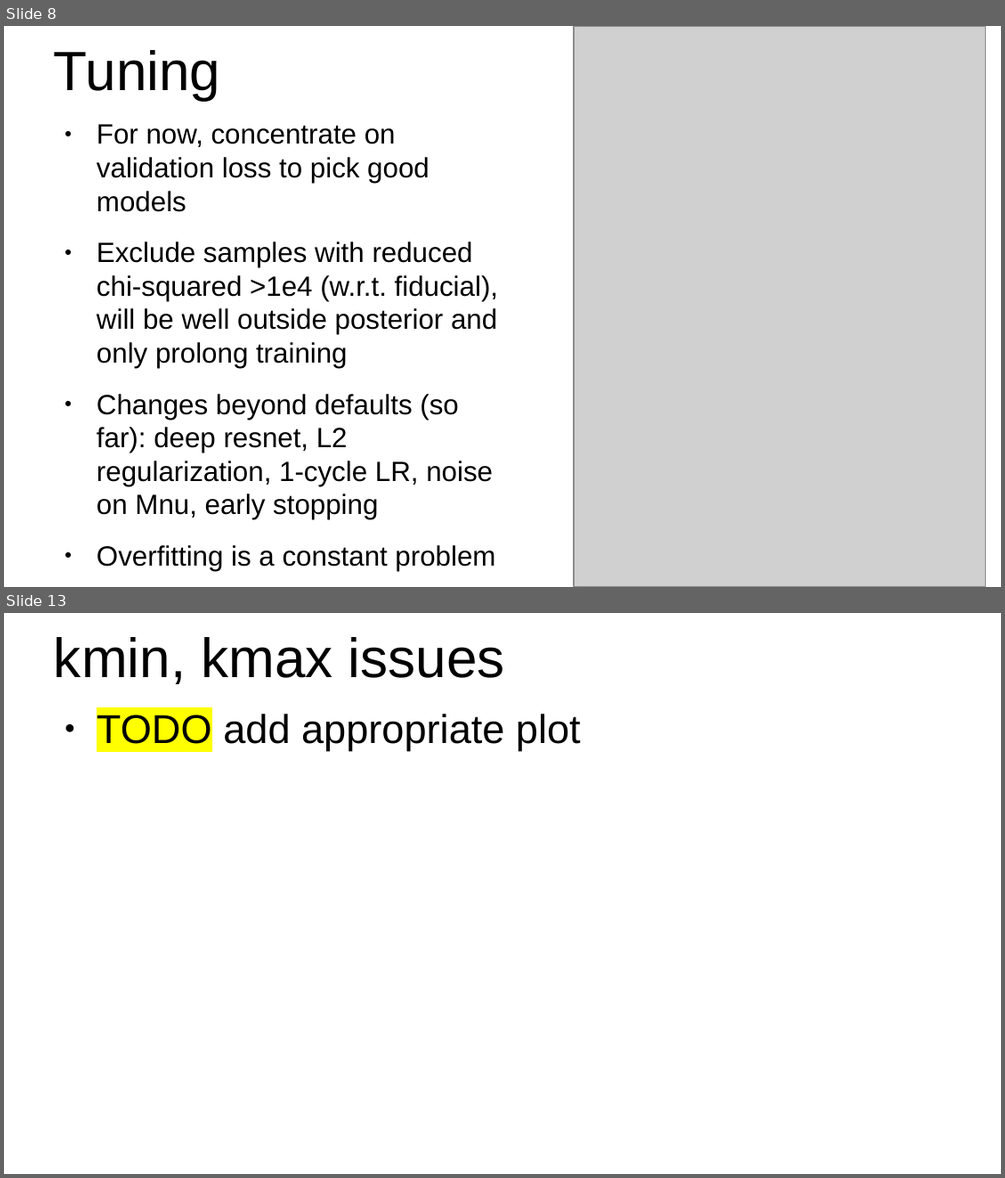
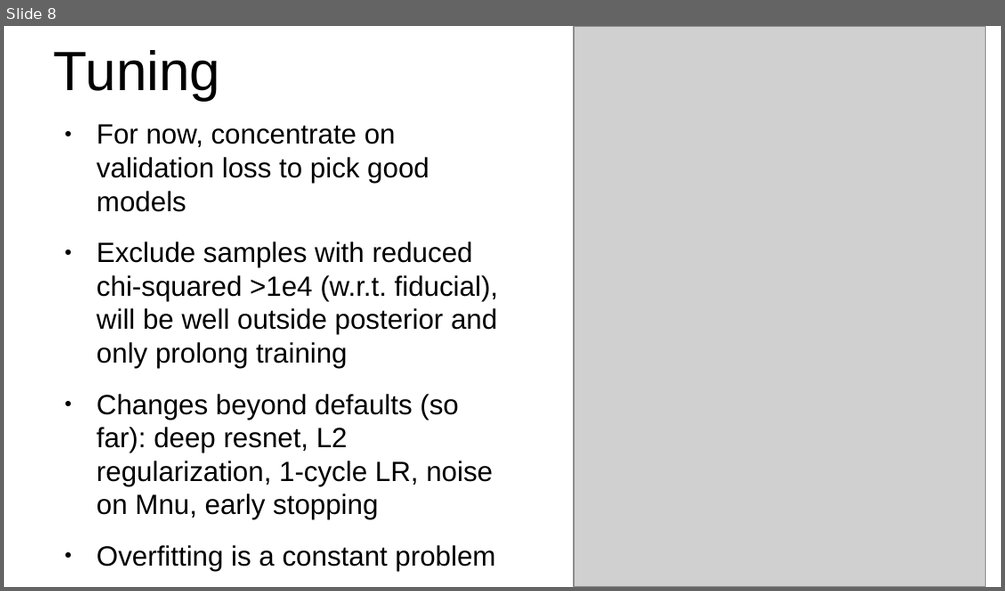
Before and after one commit to leanderthiele/nuvoid_production, a slide deck: presentation_020923.odp. Shown one above the other, each under a label of ours: slides 8 and 13 before the commit, slide 8 after it; the slides between them are not shown. The pictures are 1005x1178 and 1005x591 pixels, drawn with LibreOffice and Linux fonts; fonts in the diff are those of the drawing; grey boxes stand for pictures. Boxes give left, top, right and bottom in pixels: in the first picture for what was removed or moved away, otherwise in the second. Text is boxed around its words. In the diff, an @@ line names an element or a change of style, - is before the commit and + after.

```diff
--- a/presentation_020923.odp
+++ b/presentation_020923.odp
@@ slide 13 removed at (x1=4, y1=613, x2=1001, y2=1174), background #FFFFFF @@
@@ title removed at (x1=54, y1=637, x2=505, y2=684) @@
-kmin, kmax issues
@@ text removed at (x1=97, y1=714, x2=581, y2=751) @@
-● TODO add appropriate plot
```
Also in this commit, not shown: 3 slides changed, 5 slides added, 3 other slides removed, 1 other file.
